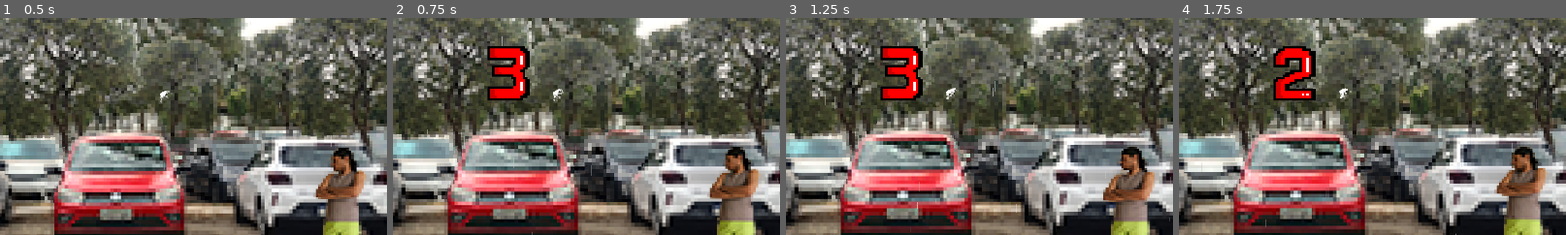
Above: before the commit, frames 1-4 (left to right).
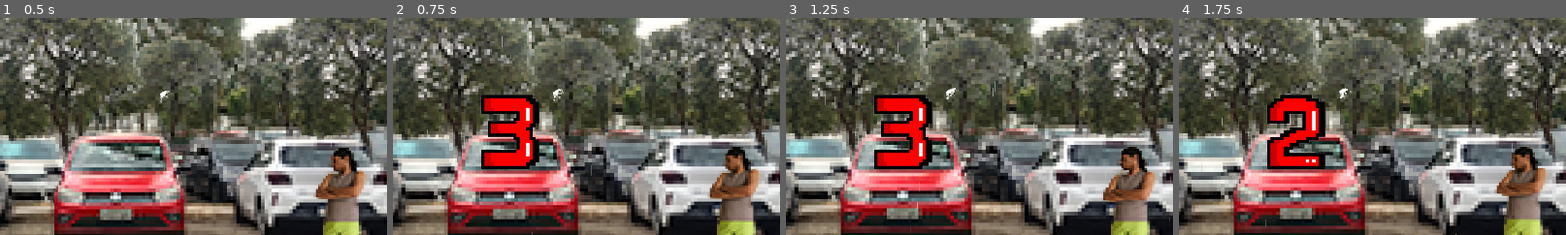
Above: after the commit, the same moments.

Repository: PHGomides/Desenvolvimento_UFcJ
Game: Godot game, scene res://prefer/world.tscn
Same seed, same stepped clock (60 frames per second), same inputs: the game is played once before the commit and once after it. Video files are missing from this copy of the repository; at most half a second of black plays in their place.
Inputs (mouse positions are % of the whole screen's width and height, from its top left):
- Up to frame 1 (0.5 s): no input
- Up to frame 2 (0.75 s): move the mouse to (72, 45) at 0.52 s; hold Right (ui_right) from 0.53 s (still down)
- Up to frame 3 (1.25 s): keep holding Right (ui_right)
- Up to frame 4 (1.75 s): move the mouse to (30, 55) at 1.27 s; release Right (ui_right) at 1.28 s; hold Left (ui_left) from 1.28 s (still down)
The pictures show only the part of the screen within x 35-85%, y 24-74%; the shares and areas given below are measured in that part.

Frame 1 is identical in both runs. In frame 2, 5.9% of the frame differs, in the area x 22-38%, y 12-70%; in frame 3, 5.9%; in frame 4, 5.9%.

Commit message:
alterando estilo e melhorando gameplay michel

Diff:
--- a/game/Cenas/michel.tscn
+++ b/game/Cenas/michel.tscn
@@ -47,15 +47,12 @@
 [ext_resource type="Texture2D" uid="uid://cm1tbi2hlpuyl" path="res://Assests/Michel Sprites Pronto/Michel pulo/_0000s_0001_6.png" id="33_ck5an"]
 [ext_resource type="Texture2D" uid="uid://cmgp684xp1ynu" path="res://Assests/Michel Sprites Pronto/Michel pulo/_0000s_0000_7.png" id="34_a11b2"]
 [ext_resource type="Texture2D" uid="uid://dpextd03iie42" path="res://Assests/Michel Sprites Pronto/michel chute/_0000s_0010_11.png" id="35_fdwun"]
-[ext_resource type="Texture2D" uid="uid://d06mln2f5rcjs" path="res://Assests/Michel Sprites Pronto/michel chute/_0000s_0009_10.png" id="36_yv7hw"]
 [ext_resource type="Texture2D" uid="uid://rrh76y74eon7" path="res://Assests/Michel Sprites Pronto/michel chute/_0000s_0008_9.png" id="37_g00c3"]
 [ext_resource type="Texture2D" uid="uid://cmctuh3sj4tu6" path="res://Assests/Michel Sprites Pronto/michel chute/_0000s_0007_8.png" id="38_qmqk6"]
 [ext_resource type="Texture2D" uid="uid://b1uyvk6f67fpc" path="res://Assests/Michel Sprites Pronto/michel chute/_0000s_0006_7.png" id="39_tnali"]
 [ext_resource type="Texture2D" uid="uid://btvhihftey2in" path="res://Assests/Michel Sprites Pronto/michel chute/_0000s_0005_6.png" id="40_gw4ga"]
-[ext_resource type="Texture2D" uid="uid://gy2o1b8ymngy" path="res://Assests/Michel Sprites Pronto/michel chute/_0000s_0004_5.png" id="41_idf6g"]
 [ext_resource type="Texture2D" uid="uid://b3ndmjuuwgfd3" path="res://Assests/Michel Sprites Pronto/michel chute/_0000s_0003_4.png" id="42_q5fl0"]
 [ext_resource type="Texture2D" uid="uid://hfgm7t4ovqe5" path="res://Assests/Michel Sprites Pronto/michel chute/_0000s_0002_3.png" id="43_itvnp"]
-[ext_resource type="Texture2D" uid="uid://qnbxiiqj84cv" path="res://Assests/Michel Sprites Pronto/michel chute/_0000s_0001_2.png" id="44_e0k0a"]
 [ext_resource type="Texture2D" uid="uid://dlwdx3mmufc82" path="res://Assests/Michel Sprites Pronto/michel chute/_0000s_0000_1.png" id="45_3tkth"]
 [ext_resource type="Texture2D" uid="uid://b1ayeypy31dle" path="res://Assests/Michel Sprites Pronto/Michel golpe 1/_0000s_0004_1.png" id="46_yjxub"]
 [ext_resource type="Texture2D" uid="uid://b71fa4xv3dvul" path="res://Assests/Michel Sprites Pronto/Michel golpe 1/_0000s_0002_3.png" id="47_jhy1b"]
@@ -522,9 +519,6 @@
 "texture": ExtResource("35_fdwun")
 }, {
 "duration": 1.0,
-"texture": ExtResource("36_yv7hw")
-}, {
-"duration": 1.0,
 "texture": ExtResource("37_g00c3")
 }, {
 "duration": 1.0,
@@ -537,23 +531,17 @@
 "texture": ExtResource("40_gw4ga")
 }, {
 "duration": 1.0,
-"texture": ExtResource("41_idf6g")
-}, {
-"duration": 1.0,
 "texture": ExtResource("42_q5fl0")
 }, {
 "duration": 1.0,
 "texture": ExtResource("43_itvnp")
 }, {
 "duration": 1.0,
-"texture": ExtResource("44_e0k0a")
-}, {
-"duration": 1.0,
 "texture": ExtResource("45_3tkth")
 }],
 "loop": false,
 "name": &"opcional",
-"speed": 40.0
+"speed": 30.0
 }, {
 "frames": [{
 "duration": 1.0,
@@ -564,10 +552,13 @@
 }, {
 "duration": 1.0,
 "texture": ExtResource("48_6d13e")
+}, {
+"duration": 1.0,
+"texture": ExtResource("48_6d13e")
 }],
 "loop": false,
 "name": &"punch1",
-"speed": 17.0
+"speed": 15.0
 }, {
 "frames": [{
 "duration": 1.0,
@@ -584,10 +575,13 @@
 }, {
 "duration": 1.0,
 "texture": ExtResource("53_8guea")
+}, {
+"duration": 1.0,
+"texture": ExtResource("53_8guea")
 }],
 "loop": false,
 "name": &"punch2",
-"speed": 20.0
+"speed": 25.0
 }, {
 "frames": [{
 "duration": 1.0,
@@ -801,8 +795,7 @@
 position = Vector2(16.1091, -7.82671)
 scale = Vector2(0.933618, 0.785424)
 sprite_frames = SubResource("SpriteFrames_16flq")
-animation = &"comemoracao"
-frame_progress = 0.833324
+animation = &"opcional"
 metadata/_edit_group_ = true
 
 [node name="AnimationPlayer" type="AnimationPlayer" parent="anim"]
--- a/game/Cenas/neemias.tscn
+++ b/game/Cenas/neemias.tscn
@@ -791,9 +791,7 @@
 position = Vector2(30, -17)
 scale = Vector2(1.02681, 0.863823)
 sprite_frames = SubResource("SpriteFrames_nn853")
-animation = &"punch1"
-frame = 3
-frame_progress = 1.0
+animation = &"opcional"
 
 [node name="AnimationPlayer" type="AnimationPlayer" parent="anim"]
 
--- a/game/Scripts/HUD/Round.gd
+++ b/game/Scripts/HUD/Round.gd
@@ -93,6 +93,18 @@
 	_1.visible = false
 
 	fight.visible = true
+	if(Global.round == 1):
+		$Fight/round1Image.visible = true
+		$Fight/round2Image.visible = false
+		$Fight/round3Image.visible = false
+	elif(Global.round == 2):
+		$Fight/round1Image.visible = false
+		$Fight/round2Image.visible = true
+		$Fight/round3Image.visible = false
+	else:
+		$Fight/round1Image.visible = false
+		$Fight/round2Image.visible = false
+		$Fight/round3Image.visible = true
 	$"../../FightSfx".play()
 	await get_tree().create_timer(1).timeout
 	fight.visible = false
--- a/game/Scripts/PlayerScripts/player_1.gd
+++ b/game/Scripts/PlayerScripts/player_1.gd
@@ -24,7 +24,7 @@
 
 signal punch_activated(state: String)  # Definindo um sinal para cada estado de ataque do combo
 
-var COMBO_WINDOW_DURATION = 0.4  # Tempo para apertar o botão para continuar o combo inicialmente baixo pro golpe 1
+var COMBO_WINDOW_DURATION = 0.5  # Tempo para apertar o botão para continuar o combo inicialmente baixo pro golpe 1
 var attack_state = 0  # Estado do ataque
 var combo_window = 0.0 #tempo atual da janela de combo
 
@@ -141,7 +141,6 @@
 		else:
 			combo_ready = false  # Reseta a habilidade de encadear combos
 			if is_attacking and attack_state > 0:
-				COMBO_WINDOW_DURATION = 0.4#resetando a janela de combo
 				is_attacking = false  # Se o combo não for finalizado, retorna ao estado idle
 				attack_state = 0  # Reseta o estado de ataque
 				animation.play("idle")  # Volta à animação idle
@@ -240,6 +239,7 @@
 				if not is_jumping:
 					animation.play("walk")
 					is_attacking = false
+
 			elif is_jumping:
 				animation.play("jump")
 			else:
@@ -425,6 +425,7 @@
 	if animation.animation in ["punch1", "punch2", "punch3", "especial", "opcional", "damage","comemoracao","morrer"]:
 		if animation.animation == "especial":
 			print("special");
+			is_attacking = false
 			using_special = false  # Permite o uso do especial novamente
 		elif animation.animation == "opcional":
 
@@ -433,7 +434,8 @@
 			is_suffering_damage = false
 			break_defense = false
 			is_attacking = false
-
+		elif animation.animation == "punch3":
+			is_attacking = false
 		elif animation.animation == "morrer":
 			animation.play("invisivel")
 			is_alive = false
@@ -445,7 +447,6 @@
 			else:
 				is_attacking = false  # Permite que o personagem volte a se mover após o ataque, se o combo não foi encadeado
 				animation.play("idle")
-				COMBO_WINDOW_DURATION = 0.4
 				can_punch = true
 				#retirando as animações de particulas do personagem
 				is_suffering_damage = false
--- a/game/prefer/world.tscn
+++ b/game/prefer/world.tscn
@@ -31,7 +31,10 @@
 [ext_resource type="Texture2D" uid="uid://bgflf8qn73ijt" path="res://Assests/hud/2.png" id="25_vht3l"]
 [ext_resource type="Texture2D" uid="uid://dlixrapcpje7" path="res://Assests/hud/3.png" id="26_ndkkw"]
 [ext_resource type="Texture2D" uid="uid://mv5ldj45cbca" path="res://Assests/hud/FIGHT2.png" id="29_eofp7"]
+[ext_resource type="Texture2D" uid="uid://b6ol2flf16wko" path="res://Assests/hud/ROUND 1.png" id="30_okhlu"]
+[ext_resource type="Texture2D" uid="uid://me01ykarvhpq" path="res://Assests/hud/ROUND 2.png" id="31_rclmu"]
 [ext_resource type="Texture2D" uid="uid://rlllq2k8wyvc" path="res://Assests/player vencedor/player1vencedor.png" id="32_ci3ur"]
+[ext_resource type="Texture2D" uid="uid://bvcij5atmsdfk" path="res://Assests/hud/ROUND 3.png" id="32_fh1mu"]
 [ext_resource type="AudioStream" uid="uid://b4w13ggmiaxht" path="res://audio/Musica Mapa 1.wav" id="32_l5p4x"]
 [ext_resource type="Texture2D" uid="uid://crohl0pattw7j" path="res://Assests/player vencedor/player2vencedor.png" id="32_li70s"]
 [ext_resource type="AudioStream" uid="uid://cwwjp67kthane" path="res://audio/CronometroSFX.wav" id="34_pggs3"]
@@ -462,29 +465,29 @@
 
 [node name="1" type="TextureRect" parent="HUD/Round"]
 layout_mode = 0
-offset_left = 781.0
-offset_top = 214.0
-offset_right = 1281.0
-offset_bottom = 714.0
-scale = Vector2(0.732345, 0.732345)
+offset_left = 718.0
+offset_top = 293.225
+offset_right = 1218.0
+offset_bottom = 793.225
+pivot_offset = Vector2(250, 250)
 texture = ExtResource("24_1k0r8")
 
 [node name="2" type="TextureRect" parent="HUD/Round"]
 layout_mode = 0
-offset_left = 781.0
-offset_top = 214.0
-offset_right = 1281.0
-offset_bottom = 714.0
-scale = Vector2(0.732345, 0.732345)
+offset_left = 718.0
+offset_top = 293.225
+offset_right = 1218.0
+offset_bottom = 793.225
+pivot_offset = Vector2(250, 250)
 texture = ExtResource("25_vht3l")
 
 [node name="3" type="TextureRect" parent="HUD/Round"]
 layout_mode = 0
-offset_left = 781.0
-offset_top = 214.0
-offset_right = 1281.0
-offset_bottom = 714.0
-scale = Vector2(0.732345, 0.732345)
+offset_left = 718.0
+offset_top = 293.225
+offset_right = 1218.0
+offset_bottom = 793.225
+pivot_offset = Vector2(250, 250)
 texture = ExtResource("26_ndkkw")
 
 [node name="Fight" type="TextureRect" parent="HUD/Round"]
@@ -495,6 +498,38 @@
 offset_bottom = 696.0
 scale = Vector2(0.967, 0.967)
 texture = ExtResource("29_eofp7")
+
+[node name="round1Image" type="TextureRect" parent="HUD/Round/Fight"]
+layout_mode = 0
+offset_left = -62.842
+offset_top = -95.847
+offset_right = 717.158
+offset_bottom = 193.153
+scale = Vector2(0.205, 0.205)
+pivot_offset = Vector2(390, 144)
+texture = ExtResource("30_okhlu")
+
+[node name="round2Image" type="TextureRect" parent="HUD/Round/Fight"]
+visible = false
+layout_mode = 0
+offset_left = -62.842
+offset_top = -95.847
+offset_right = 717.158
+offset_bottom = 193.153
+scale = Vector2(0.205, 0.205)
+pivot_offset = Vector2(390, 144)
+texture = ExtResource("31_rclmu")
+
+[node name="round3Image" type="TextureRect" parent="HUD/Round/Fight"]
+visible = false
+layout_mode = 0
+offset_left = -62.842
+offset_top = -95.847
+offset_right = 717.158
+offset_bottom = 193.153
+scale = Vector2(0.205, 0.205)
+pivot_offset = Vector2(390, 144)
+texture = ExtResource("32_fh1mu")
 
 [node name="round" type="Label" parent="HUD/Round"]
 layout_mode = 0
Not shown, added: game/Assests/hud/1 - Copia.png.import
Not shown, added: game/Assests/hud/2 - Copia.png.import
Not shown, added: game/Assests/hud/3 - Copia.png.import
Binary file added: game/Assests/hud/ROUND 1.png
Not shown, added: game/Assests/hud/ROUND 1.png.import
Binary file added: game/Assests/hud/ROUND 2.png
Not shown, added: game/Assests/hud/ROUND 2.png.import
Binary file added: game/Assests/hud/ROUND 3.png
Not shown, added: game/Assests/hud/ROUND 3.png.import
Not shown: 1 places in game/Cenas/michel.tscn that only renumber resources
Not shown: 1 places in game/prefer/world.tscn that only renumber resources
